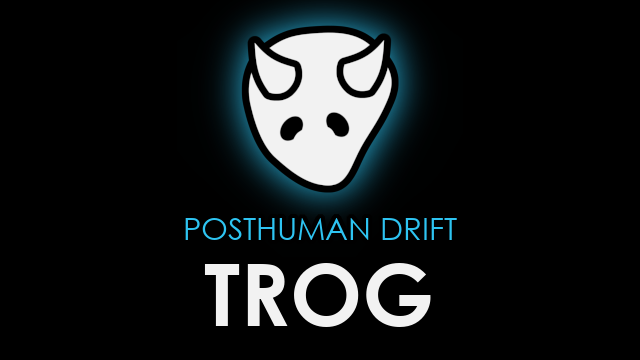
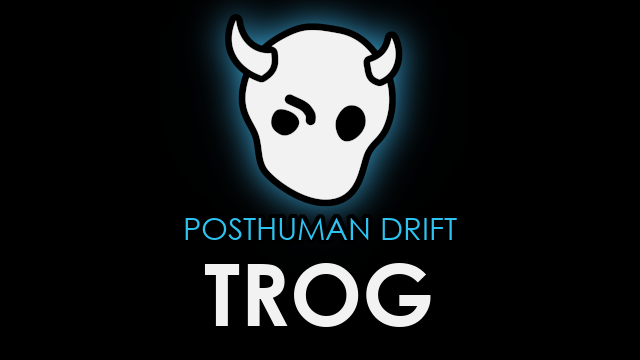
Layer changes from the first 640x360 image to the second:
painted on "Icon" over box(224, 13, 403, 207)
painted on "Glow" over box(184, 0, 437, 246)